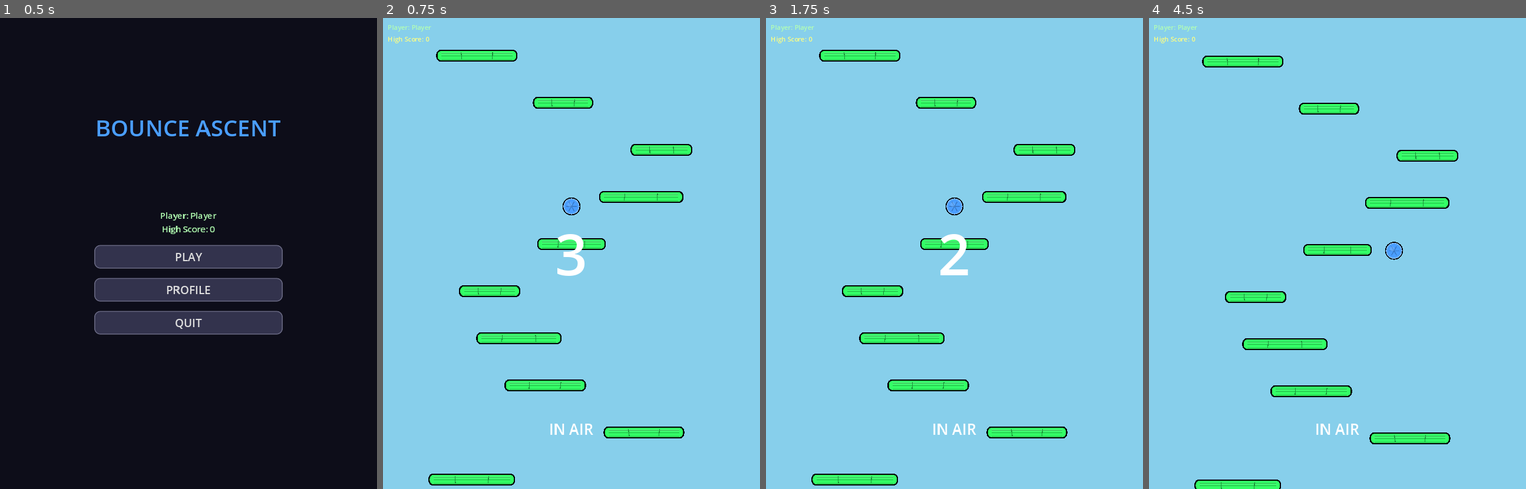
Above: before the commit, frames 1-4 (left to right).
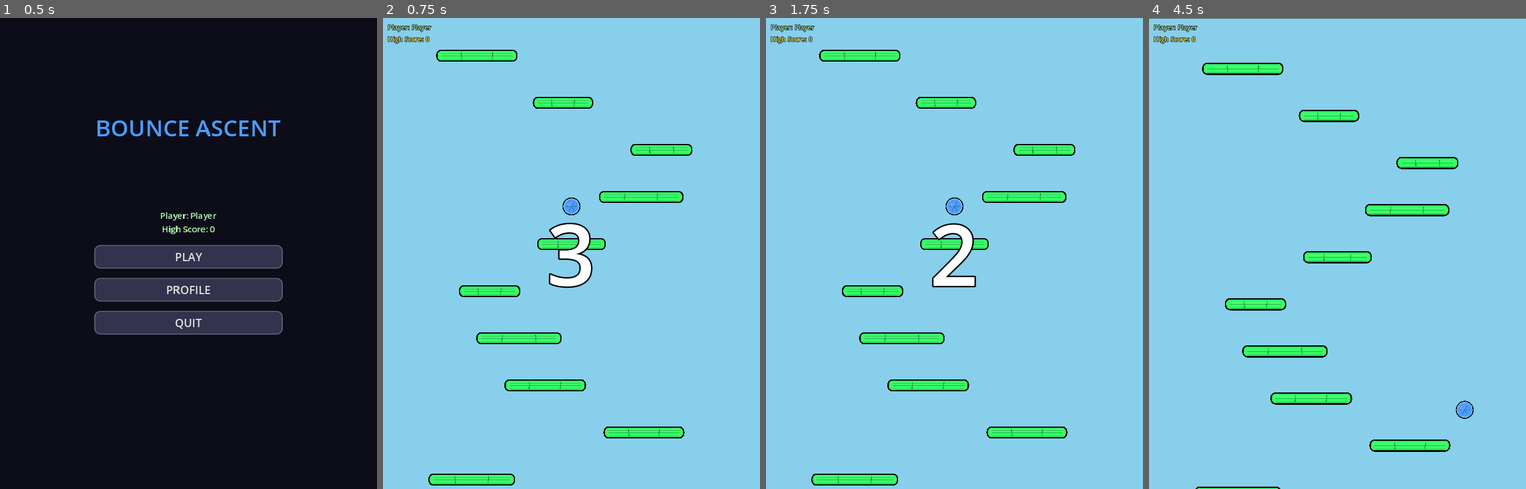
Above: after the commit, the same moments.

Repository: Synthetic-Virus/Bounce-Ascent
Game: Godot game, scene res://scenes/MainMenu.tscn
Two runs of this game, one before a commit and one after it. Both use one fixed random seed, a clock stepped at 60 frames per second and the inputs below.
Inputs:
- Up to frame 1 (0.5 s): no input
- Up to frame 2 (0.75 s): click "PLAY" at 0.5 s
- Up to frame 3 (1.75 s): tap Enter (ui_accept) at 1.25, 1.52 s; hold Right from 1.28 s (still down); hold Space from 1.28 s (still down)
- Up to frame 4 (4.5 s): tap Enter (ui_accept) at 2, 2.27, 3.5, 3.77 s; release Space at 2.03 s; tap Space at 2.1, 3.6 s; release Right at 2.78 s; hold Left 2.78-3.53 s; hold Space 2.78-3.53 s; hold Right from 3.53 s (still down); hold Space from 4.28 s (still down)

Frame 1 is identical in both runs. In frame 2, 1.2% of the frame differs, in the area x 1-56%, y 1-89%; in frame 3, 1.2%; in frame 4, 7.8%, in the area x 0-100%, y 0-100%.

Commit message:
Enhance platform mechanics and UI feedback system
Platform improvements:
- Temporary platforms now fall with animation after 2-second warning
- Breakable platforms dissolve progressively over 0.5s
- Player falls through breakable platforms at 80% dissolved
- Added visual crack/dissolve effects for breakable platforms

UI enhancements:
- Centered rhythm/jump prompt under height counter (position 200, 120)
- Added black outlines to all UI text for visibility on any background
- Implemented jump quality feedback system with animations
  - "PERFECT!" (green) for great timing - grows to 1.5x with dramatic wiggle
  - "CLOSE!" (yellow) for perfect timing - grows to 1.2x with wiggle
- Moved combo counter inside ball center (removed "x" prefix)

Countdown improvements:
- Simplified to show just numbers "3", "2", "1" (removed "GO!")
- Increased font size to 180pt with black outline
- Countdown now stops when player dies

Technical changes:
- Player signal changed from jumped(bool) to jumped(quality: String)
- GameUI connects to player's jumped signal for quality feedback
- Added Tween-based animations for jump feedback
- Progressive break_progress tracking in BreakablePlatform

Documentation:
- Updated README.md with all new features and mechanics
- Added rhythm-based bouncing system details
- Documented timing windows and combo mechanics
- Included visual transition and speed scaling information

🤖 Generated with [Claude Code](https://claude.com/claude-code)

Co-Authored-By: Claude <noreply@anthropic.com>

Diff:
--- a/scripts/BreakablePlatform.gd
+++ b/scripts/BreakablePlatform.gd
@@ -1,30 +1,49 @@
 extends Platform
 
 var is_broken: bool = false
+var break_progress: float = 0.0
+const BREAK_TIME: float = 0.5  # Time to fully dissolve
 
 func _ready():
 	super._ready()
 	platform_type = PlatformType.BREAKABLE
 
+func _process(delta):
+	if is_broken and break_progress < 1.0:
+		break_progress += delta / BREAK_TIME
+		queue_redraw()  # Redraw to show dissolve effect
+
+		# Disable collision when 80% dissolved
+		if break_progress >= 0.8:
+			for child in get_children():
+				if child is CollisionShape2D:
+					child.set_deferred("disabled", true)
+
+		# Fully gone
+		if break_progress >= 1.0:
+			deactivate()
+
 func on_player_land():
 	if not is_broken:
 		is_broken = true
 		GameManager.increment_platform_broken()
-		break_platform()
+		create_break_particles()
 
-func break_platform():
-	# Create particle effect
-	create_break_particles()
+func _draw():
+	# Call parent draw first
+	super._draw()
 
-	# Disable collision
-	for child in get_children():
-		if child is CollisionShape2D:
-			child.set_deferred("disabled", true)
+	# Draw dissolve effect on top
+	if is_broken and break_progress > 0.0:
+		# Create crack/dissolve pattern
+		var rect = Rect2(-platform_width / 2, -platform_height / 2, platform_width, platform_height)
+		var num_cracks = int(break_progress * 20)
 
-	# Visual feedback - fade out
-	var tween = create_tween()
-	tween.tween_property(self, "modulate:a", 0.0, 0.3)
-	tween.tween_callback(deactivate)
+		for i in range(num_cracks):
+			var x = rect.position.x + randf() * rect.size.x
+			var y = rect.position.y + randf() * rect.size.y
+			var crack_size = randf_range(3, 8) * break_progress
+			draw_circle(Vector2(x, y), crack_size, Color(0, 0, 0, 0.6))
 
 func create_break_particles():
 	# Simple particle effect using multiple small squares
--- a/scripts/Game.gd
+++ b/scripts/Game.gd
@@ -82,12 +82,14 @@
 
 func create_countdown_label():
 	countdown_label = Label.new()
-	countdown_label.add_theme_font_size_override("font_size", 120)
+	countdown_label.add_theme_font_size_override("font_size", 180)
 	countdown_label.add_theme_color_override("font_color", Color(1.0, 1.0, 1.0))
+	countdown_label.add_theme_color_override("font_outline_color", Color.BLACK)
+	countdown_label.add_theme_constant_override("outline_size", 12)
 	countdown_label.horizontal_alignment = HORIZONTAL_ALIGNMENT_CENTER
 	countdown_label.vertical_alignment = VERTICAL_ALIGNMENT_CENTER
-	countdown_label.position = Vector2(300, 400)
-	countdown_label.size = Vector2(200, 200)
+	countdown_label.position = Vector2(250, 350)
+	countdown_label.size = Vector2(300, 300)
 	countdown_label.z_index = 200
 	countdown_label.visible = false
 	add_child(countdown_label)
@@ -107,11 +109,9 @@
 		if countdown_time > 0:
 			countdown_label.text = str(int(ceil(countdown_time)))
 		else:
-			countdown_label.text = "GO!"
-			if countdown_time < -0.5:  # Show GO! for 0.5 seconds
-				countdown_label.visible = false
-				countdown_active = false
-				start_game()
+			countdown_label.visible = false
+			countdown_active = false
+			start_game()
 		return
 
 	if not game_active:
@@ -140,6 +140,8 @@
 
 func end_game(death_type: String):
 	game_active = false
+	countdown_active = false  # Stop countdown if still active
+	countdown_label.visible = false  # Hide countdown immediately
 	camera.stop_scrolling()
 
 	# End session and save
--- a/scripts/GameUI.gd
+++ b/scripts/GameUI.gd
@@ -7,6 +7,8 @@
 var timer_label: Label
 var rhythm_label: Label
 var player_ref: CharacterBody2D = null
+var last_jump_quality: String = ""
+var jump_feedback_timer: float = 0.0
 
 func _ready():
 	# Create UI elements
@@ -18,8 +20,15 @@
 
 func set_player_reference(player: CharacterBody2D):
 	player_ref = player
+	# Connect to player's jumped signal to get quality feedback
+	if player_ref and player_ref.has_signal("jumped"):
+		player_ref.jumped.connect(_on_player_jumped)
 
-func _process(_delta):
+func _process(delta):
+	# Decay jump feedback timer
+	if jump_feedback_timer > 0:
+		jump_feedback_timer -= delta
+
 	# Update rhythm indicator if we have player reference
 	if player_ref != null and is_instance_valid(player_ref):
 		if player_ref.is_grounded and player_ref.physics_enabled:
@@ -38,9 +47,60 @@
 
 			rhythm_label.text = timing_text
 		else:
-			rhythm_label.text = "IN AIR"
+			# Show jump quality feedback while in air
+			if jump_feedback_timer > 0:
+				show_jump_feedback()
+			else:
+				rhythm_label.text = ""
 	else:
 		rhythm_label.text = ""
+
+func _on_player_jumped(quality: String):
+	"""Called when player jumps with quality: 'perfect', 'great', or other"""
+	last_jump_quality = quality
+	jump_feedback_timer = 1.0  # Show feedback for 1 second
+
+	# Trigger animation based on quality
+	if quality == "perfect":
+		animate_perfect_jump()
+	elif quality == "great":
+		animate_close_jump()
+
+func show_jump_feedback():
+	"""Display the jump quality text"""
+	if last_jump_quality == "perfect":
+		rhythm_label.add_theme_color_override("font_color", Color.YELLOW)
+		rhythm_label.text = "CLOSE!"
+	elif last_jump_quality == "great":
+		rhythm_label.add_theme_color_override("font_color", Color.GREEN)
+		rhythm_label.text = "PERFECT!"
+	else:
+		rhythm_label.text = ""
+
+func animate_close_jump():
+	"""Wiggle animation for close/great jumps"""
+	var tween = create_tween()
+	tween.set_parallel(true)
+	# Slightly larger font
+	tween.tween_property(rhythm_label, "scale", Vector2(1.2, 1.2), 0.1)
+	tween.tween_property(rhythm_label, "rotation", deg_to_rad(5), 0.05)
+	tween.chain().tween_property(rhythm_label, "rotation", deg_to_rad(-5), 0.05)
+	tween.chain().tween_property(rhythm_label, "rotation", deg_to_rad(0), 0.05)
+	tween.set_parallel(false)
+	tween.tween_property(rhythm_label, "scale", Vector2(1.0, 1.0), 0.2)
+
+func animate_perfect_jump():
+	"""Grow and wiggle animation for perfect jumps"""
+	var tween = create_tween()
+	tween.set_parallel(true)
+	# Much larger font
+	tween.tween_property(rhythm_label, "scale", Vector2(1.5, 1.5), 0.15)
+	tween.tween_property(rhythm_label, "rotation", deg_to_rad(10), 0.075)
+	tween.chain().tween_property(rhythm_label, "rotation", deg_to_rad(-10), 0.075)
+	tween.chain().tween_property(rhythm_label, "rotation", deg_to_rad(5), 0.075)
+	tween.chain().tween_property(rhythm_label, "rotation", deg_to_rad(0), 0.075)
+	tween.set_parallel(false)
+	tween.tween_property(rhythm_label, "scale", Vector2(1.0, 1.0), 0.3)
 
 func setup_ui():
 	# Top-left: Profile name and high score
@@ -51,11 +111,15 @@
 	profile_label = Label.new()
 	profile_label.add_theme_font_size_override("font_size", 14)
 	profile_label.add_theme_color_override("font_color", Color(0.7, 1.0, 0.7))
+	profile_label.add_theme_color_override("font_outline_color", Color.BLACK)
+	profile_label.add_theme_constant_override("outline_size", 4)
 	top_left_container.add_child(profile_label)
 
 	high_score_label = Label.new()
 	high_score_label.add_theme_font_size_override("font_size", 14)
 	high_score_label.add_theme_color_override("font_color", Color(1.0, 1.0, 0.5))
+	high_score_label.add_theme_color_override("font_outline_color", Color.BLACK)
+	high_score_label.add_theme_constant_override("outline_size", 4)
 	top_left_container.add_child(high_score_label)
 
 	# Center-top: Large height display
@@ -63,6 +127,8 @@
 	height_label.position = Vector2(300, 30)
 	height_label.add_theme_font_size_override("font_size", 48)
 	height_label.add_theme_color_override("font_color", Color(0.3, 0.8, 1.0, 0.9))
+	height_label.add_theme_color_override("font_outline_color", Color.BLACK)
+	height_label.add_theme_constant_override("outline_size", 8)
 	height_label.horizontal_alignment = HORIZONTAL_ALIGNMENT_CENTER
 	height_label.size = Vector2(200, 80)
 	add_child(height_label)
@@ -72,18 +138,22 @@
 	timer_label.position = Vector2(650, 10)
 	timer_label.add_theme_font_size_override("font_size", 24)
 	timer_label.add_theme_color_override("font_color", Color(1.0, 0.9, 0.5, 0.9))
+	timer_label.add_theme_color_override("font_outline_color", Color.BLACK)
+	timer_label.add_theme_constant_override("outline_size", 6)
 	timer_label.horizontal_alignment = HORIZONTAL_ALIGNMENT_RIGHT
 	timer_label.size = Vector2(140, 50)
 	add_child(timer_label)
 
-	# Center-bottom: Rhythm timing indicator
+	# Center: Rhythm timing indicator (below height counter)
 	rhythm_label = Label.new()
-	rhythm_label.position = Vector2(250, 850)
-	rhythm_label.add_theme_font_size_override("font_size", 32)
+	rhythm_label.position = Vector2(200, 120)
+	rhythm_label.add_theme_font_size_override("font_size", 28)
 	rhythm_label.add_theme_color_override("font_color", Color.WHITE)
+	rhythm_label.add_theme_color_override("font_outline_color", Color.BLACK)
+	rhythm_label.add_theme_constant_override("outline_size", 8)
 	rhythm_label.horizontal_alignment = HORIZONTAL_ALIGNMENT_CENTER
-	rhythm_label.size = Vector2(300, 100)
-	rhythm_label.text = "JUMP RHYTHM: --"
+	rhythm_label.size = Vector2(400, 60)
+	rhythm_label.text = ""
 	add_child(rhythm_label)
 
 	# Update initial values
--- a/scripts/Player.gd
+++ b/scripts/Player.gd
@@ -37,7 +37,7 @@
 # Signals
 signal landed_on_platform(platform)
 signal attempted_edge_escape()
-signal jumped(is_manual: bool)
+signal jumped(quality: String)
 
 func _ready():
 	# Get ball color from GameManager
@@ -128,10 +128,10 @@
 			var yellow_start_angle = -PI/2 + ((current_bounce_interval - TIMING_WINDOW_GREAT) / current_bounce_interval) * TAU
 			draw_arc(Vector2.ZERO, ring_radius + 3, yellow_start_angle, yellow_start_angle + 0.1, 8, Color.YELLOW, 2.0)
 
-	# Draw combo indicator
+	# Draw combo counter inside the ball
 	if combo_level > 0:
-		var combo_text_pos = Vector2(-15, 35)
-		draw_string(ThemeDB.fallback_font, combo_text_pos, "x" + str(combo_level), HORIZONTAL_ALIGNMENT_CENTER, -1, 20, Color.YELLOW)
+		var combo_text = str(combo_level)
+		draw_string(ThemeDB.fallback_font, Vector2(-8, 8), combo_text, HORIZONTAL_ALIGNMENT_CENTER, -1, 24, Color.WHITE)
 
 func _physics_process(delta):
 	# Don't process physics until game starts
@@ -249,8 +249,8 @@
 		bounce_timer = 0.0
 		last_bounce_quality = quality
 
-		# Emit jump signal
-		jumped.emit(quality != "base" and quality != "early")
+		# Emit jump signal with quality
+		jumped.emit(quality)
 
 		# Visual feedback based on quality (stronger with combo)
 		if quality == "great":
--- a/scripts/TemporaryPlatform.gd
+++ b/scripts/TemporaryPlatform.gd
@@ -1,7 +1,8 @@
 extends Platform
 
-@export var disappear_time: float = 1.5  # Time before disappearing after landing
+@export var disappear_time: float = 2.0  # Time before falling after landing
 @export var warning_time: float = 0.5   # Flash warning time
+@export var fall_speed: float = 200.0   # How fast platform falls
 
 var timer: float = 0.0
 var player_has_landed: bool = false
@@ -43,7 +44,9 @@
 		if child is CollisionShape2D:
 			child.set_deferred("disabled", true)
 
-	# Fade out
+	# Start falling animation
 	var tween = create_tween()
-	tween.tween_property(self, "modulate:a", 0.0, 0.2)
-	tween.tween_callback(deactivate)
+	tween.set_parallel(true)
+	tween.tween_property(self, "position:y", position.y + 1000, 2.0)  # Fall down
+	tween.tween_property(self, "modulate:a", 0.0, 1.0)  # Fade while falling
+	tween.chain().tween_callback(deactivate)
Not shown, changed: README.md
